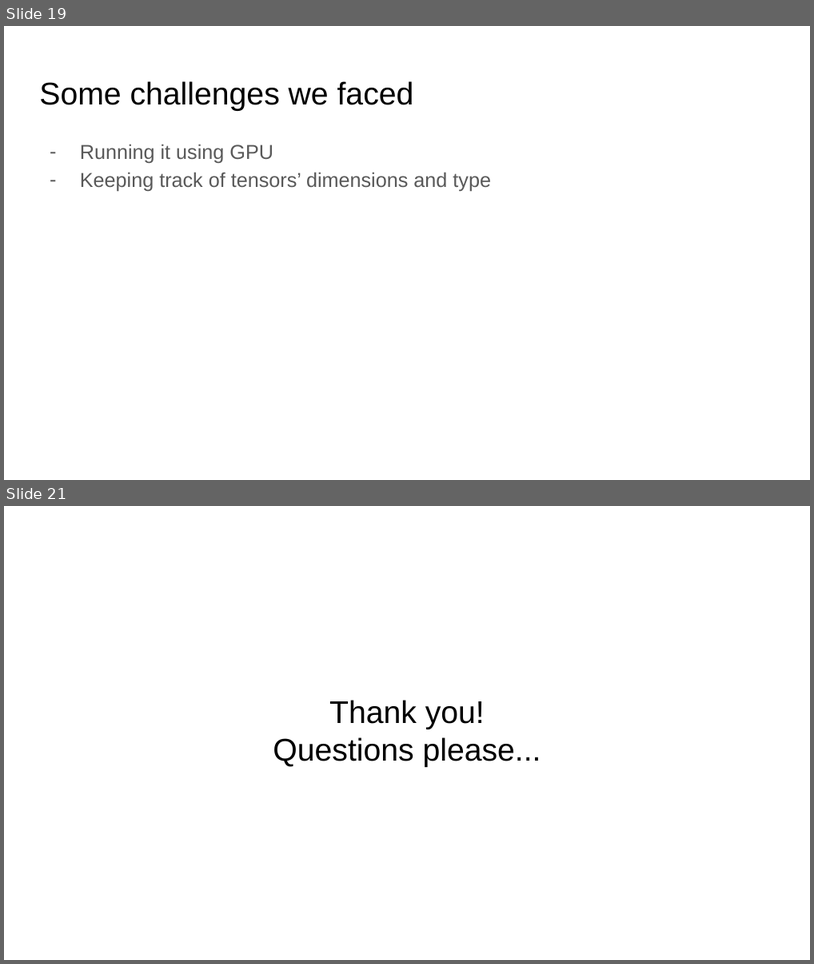
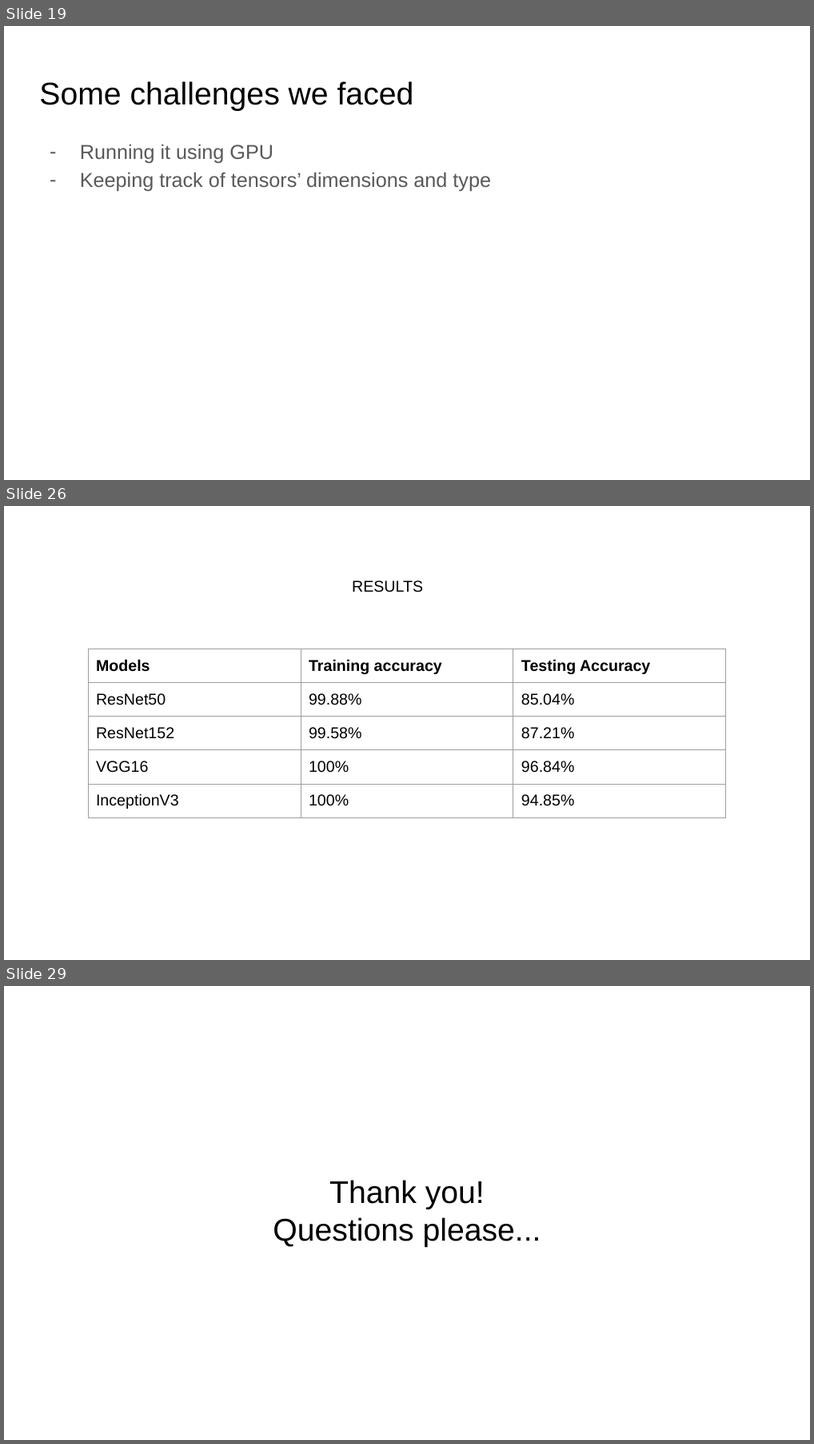
Before and after one commit to KrishnaGarg/gesture-recognition, a slide deck: HAND GESTURE RECOGNITION.pptx. Shown one above the other, each under a label of ours: slides 19 and 21 before the commit, slides 19, 26 and 29 after it; the slides between them are not shown. The pictures are 814x964 and 814x1444 pixels, drawn with LibreOffice and Linux fonts; fonts in the diff are those of the drawing. Boxes give left, top, right and bottom in pixels: in the first picture for what was removed or moved away, otherwise in the second. Text is boxed around its words. In the diff, an @@ line names an element or a change of style, - is before the commit and + after.

```diff
--- a/HAND GESTURE RECOGNITION.pptx
+++ b/HAND GESTURE RECOGNITION.pptx
@@ slide 26 added at [4, 506, 810, 960], background #FFFFFF @@
@@ text added at [352, 580, 423, 592], 14 pt, text #000000 @@
+RESULTS
@@ table added at [88, 648, 726, 913], 5 rows, 3 columns @@
+Models | Training accuracy | Testing Accuracy
+ResNet50 | 99.88% | 85.04%
+ResNet152 | 99.58% | 87.21%
+VGG16 | 100% | 96.84%
+InceptionV3 | 100% | 94.85%
@@ what was slide 21 is now slide 29 @@
```
Also in this commit, not shown: 3 slides changed, 7 other slides added.
